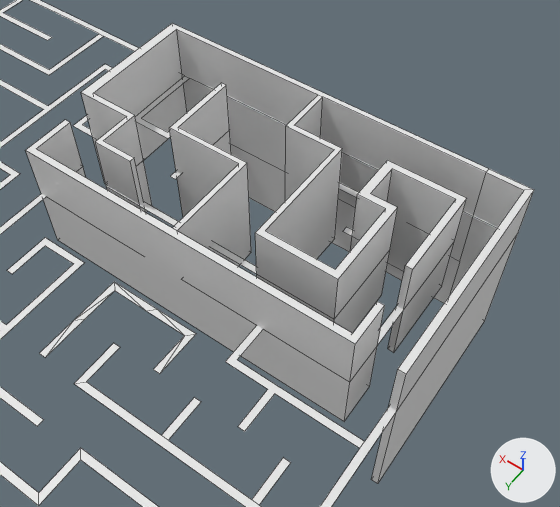
One commit to the Blender file gamejam_31.5.2025/models/DRON_MAZE.blend: the scene before it, then after it.
Rendered twice from a camera (50 mm lens) standing at (-3.03, 0.39, 3.22) and looking at (-1.42, -1.86, -0.31). Arrows for +X, +Y and +Z are at lower right; the lights stay in place. Mesh edges are drawn as thin lines.

Names of what the first picture shows: 'Mazev0', 'Plane'.
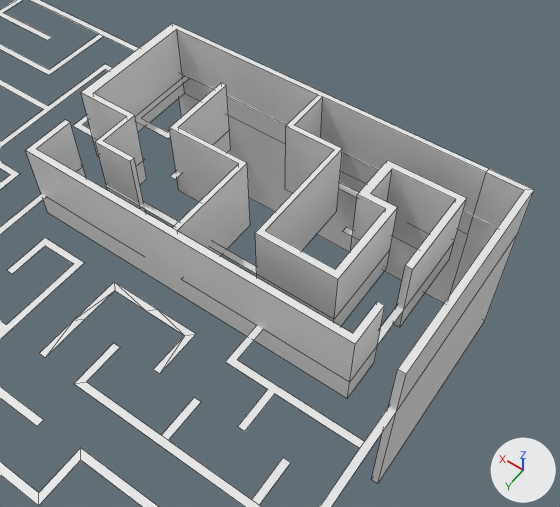
The edits, one by one:
me_plane_001 has 109 vertices, 69 faces and spans x -0.61..0.68, y -1.44..0.94, z -0.86..0.34.
me_plane_001 is used by ob_plane; location (-1.082, -1.837, 0.0); rotation (0.0, 0.0, -1.571), in degrees (0, 0, -90).
me_plane_001 part 1: all 49 vertices in x -0.61..0.68, y -1.19..0.94, z -0.41 are moved by (0.0, 0.0, 0.25).

Where the change shows, as pixel boxes [x1, y1, x2, y2] in the pictures (560 x 507 px; the box of a moved part takes in the faces that stretch with it):
part 1 of me_plane_001, moved or reshaped: before [47, 76, 468, 422]; after [47, 76, 468, 399]
